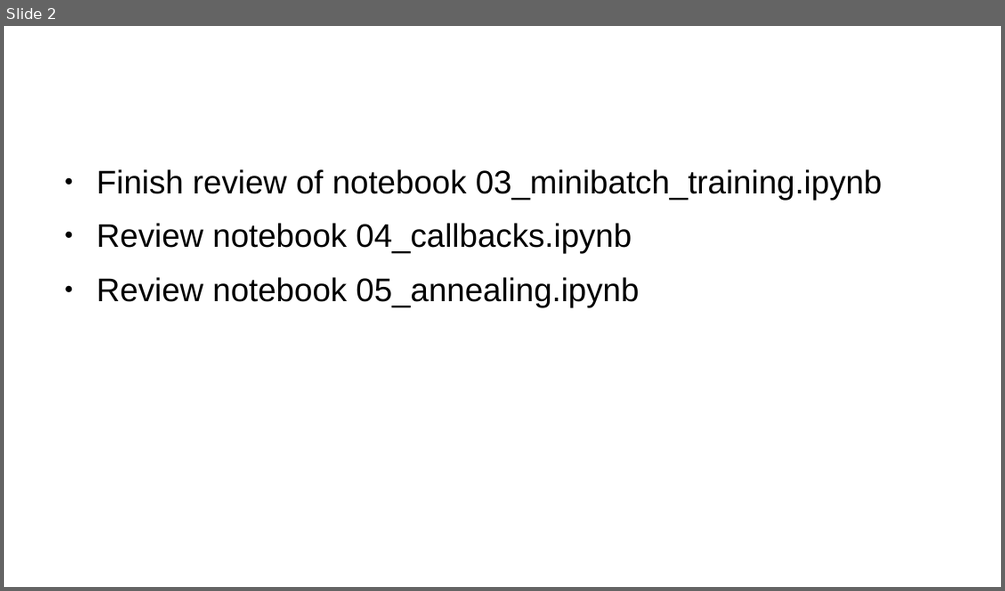
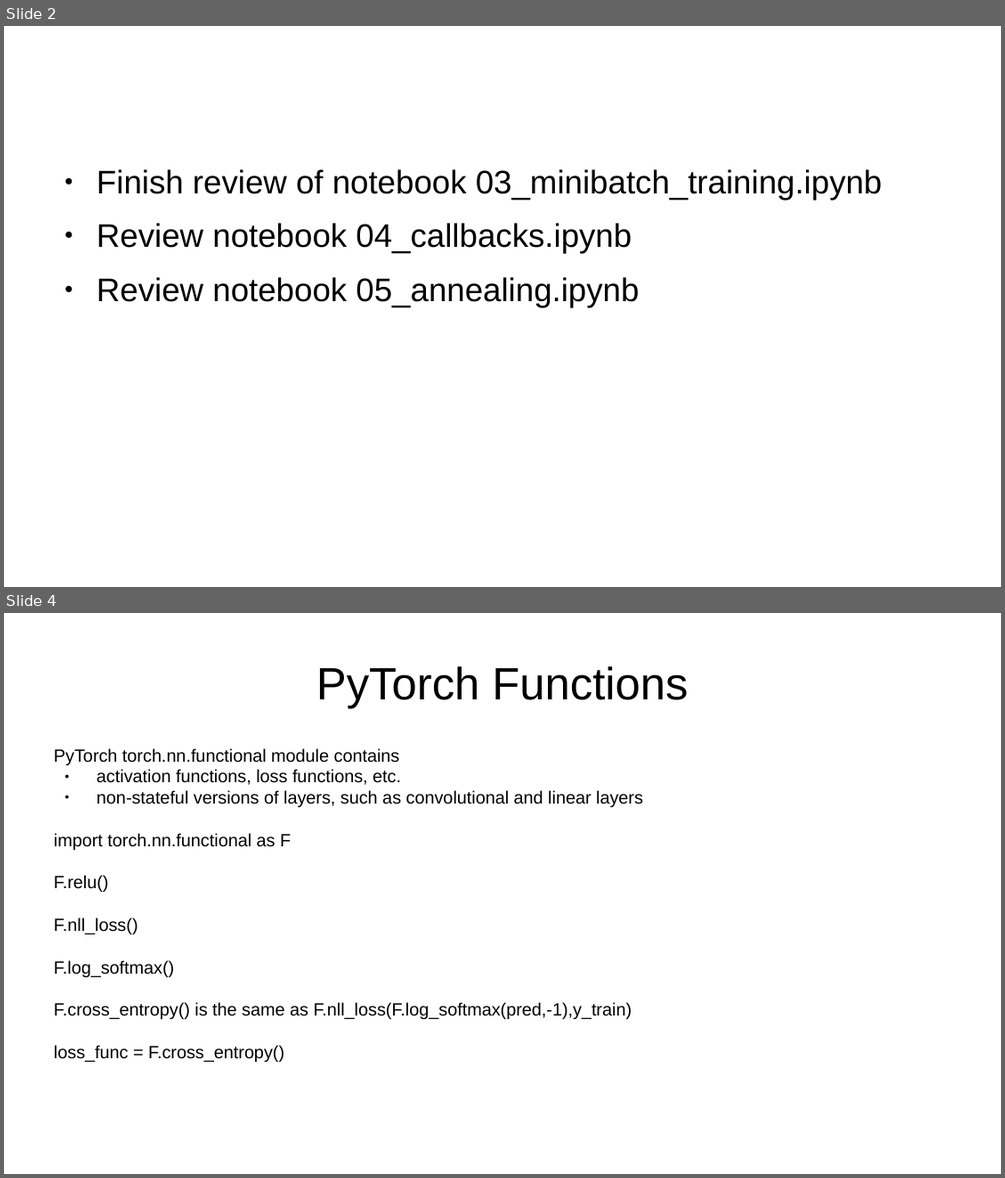
Before and after one commit to jcatanza/Fastai-Deep-Learning-From-the-Foundations-TWiML-Study-Group, a slide deck: fastai_course2_meetup/Foundations_Lesson_9c.pptx. Shown one above the other, each under a label of ours: slide 2 before the commit, slides 2 and 4 after it; the slides between them are not shown. The pictures are 1005x591 and 1005x1178 pixels, drawn with LibreOffice and Linux fonts; fonts in the diff are those of the drawing; background and template pictures are left out. Boxes give left, top, right and bottom in pixels: in the first picture for what was removed or moved away, otherwise in the second. Text is boxed around its words. In the diff, an @@ line names an element or a change of style, - is before the commit and + after.

```diff
--- a/fastai_course2_meetup/Foundations_Lesson_9c.pptx
+++ b/fastai_course2_meetup/Foundations_Lesson_9c.pptx
@@ slide 4 added at (4,613,1001,1174), background picture (left out) @@
@@ text added at (316,666,688,709), 36 pt, text #000000 @@
+PyTorch Functions
@@ text added at (54,748,643,1062), 14 pt, text #000000 @@
+PyTorch torch.nn.functional module contains
+● activation functions, loss functions, etc.
+● non-stateful versions of layers, such as convolutional and linear layers
+import torch.nn.functional as F
+F.relu()
+F.nll_loss()
+F.log_softmax()
+F.cross_entropy() is the same as F.nll_loss(F.log_softmax(pred,-1),y_train)
+loss_func = F.cross_entropy()
```
Also in this commit, not shown: 1 slide changed, 4 other slides added, 1 slide removed, 9 other files.
